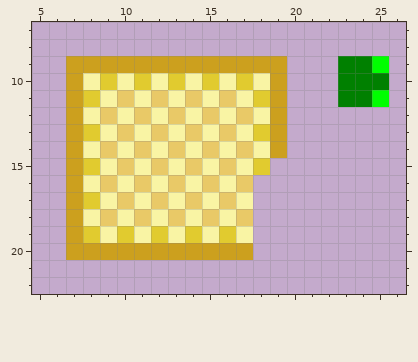
Pixel-art sprite: Resources/Textures/Structures/Machines/microwave.rsi/mw_running_unlit.png. The picture above is the old version.
The file is 32x32 pixels. Shown: x 5..26, y 7..22.
The same view after the edit:
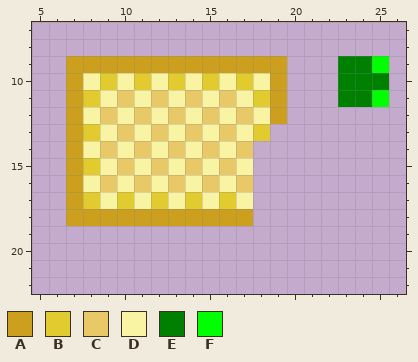
Palette (. is transparent): A #cca01e  B #e1cb2f  C #e9c967  D #f9f4a4  E #008000  F #00ff00
What changed:
@@ x 5..26 @@
 12 ..ADCDCDCDCDCDA.......
-13 ..ABDCDCDCDCDBA.......
-14 ..ADCDCDCDCDCDA.......
-15 ..ABDCDCDCDCDB........
+13 ..ABDCDCDCDCDB........
+14 ..ADCDCDCDCDC.........
+15 ..ABDCDCDCDCD.........
 16 ..ADCDCDCDCDC.........
-17 ..ABDCDCDCDCD.........
-18 ..ADCDCDCDCDC.........
-19 ..ABDBDBDBDBD.........
-20 ..AAAAAAAAAAA.........
+17 ..ABDBDBDBDBD.........
+18 ..AAAAAAAAAAA.........
+19 ......................
+20 ......................
 21 ......................
Changed places in both pictures, as pixel boxes (x1, y1, x2, y2):
changed: (66, 124, 287, 260)
